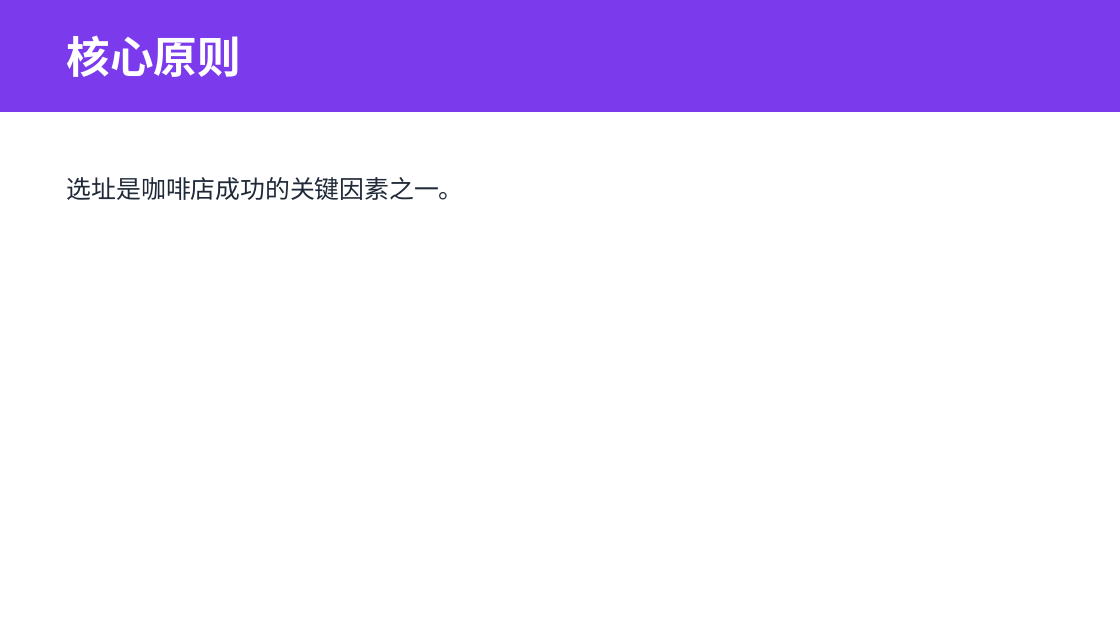
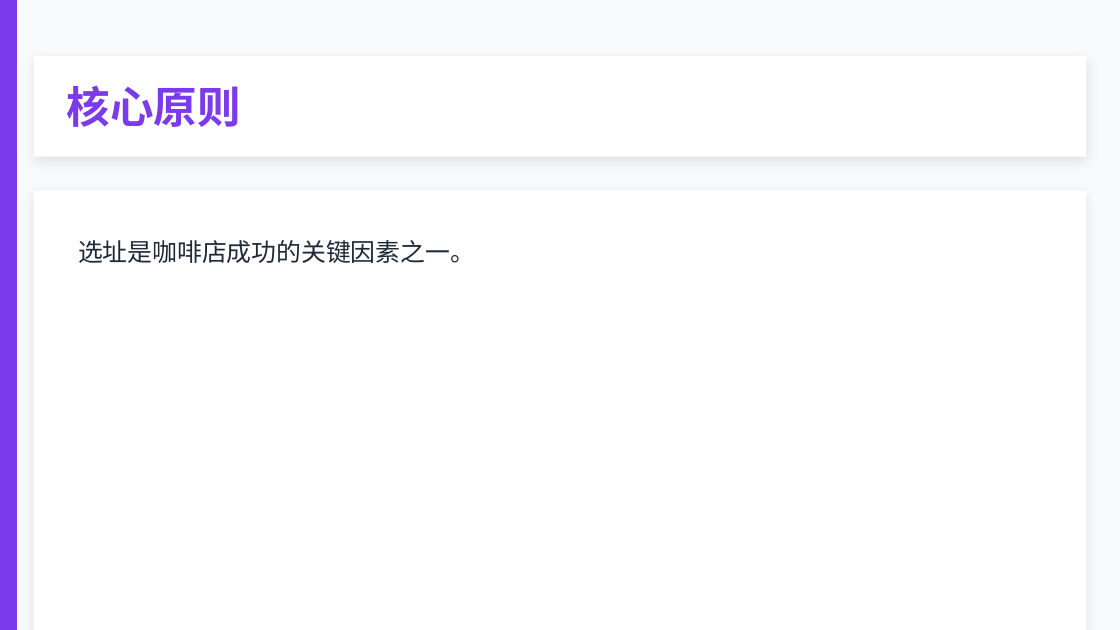
Before and after one commit to Yunhuani/zesai-business-hub, a slide deck: slide 6 of test-output.pptx. Drawn at 1120x630 pixels with LibreOffice and Linux fonts; fonts in the diff are those of the drawing. Boxes give left, top, right and bottom in pixels: in the first picture for what was removed or moved away, otherwise in the second. Text is boxed around its words. In the diff, an @@ line names an element or a change of style, - is before the commit and + after.

```diff
--- a/test-output.pptx
+++ b/test-output.pptx
@@ background #FFFFFF to #F9FAFB @@
@@ rectangle: place and size @@
-rectangle at <box>0,0,1120,112</box>
+rectangle at <box>0,0,17,630</box>
@@ rectangle added at <box>34,56,1086,157</box>, fill #FFFFFF @@
@@ text "核心原则": place and size @@
-text "核心原则" at <box>67,35,241,77</box>
+text "核心原则" at <box>67,85,241,127</box>
@@ text "核心原则" at <box>67,85,241,127</box>: text colour #FFFFFF to #7C3AED @@
@@ rectangle added at <box>34,190,1086,630</box>, fill #FFFFFF @@
@@ text "选址是咖啡店成功的关键因素之一。": place and size @@
-text "选址是咖啡店成功的关键因素之一。" at <box>67,177,464,200</box>
+text "选址是咖啡店成功的关键因素之一。" at <box>78,240,475,263</box>
@@ text "选址是咖啡店成功的关键因素之一。" at <box>78,240,475,263</box>: line spacing 1 to 24pt @@
```
Also in this commit, not shown: 7 other slides changed, 6 other files.
